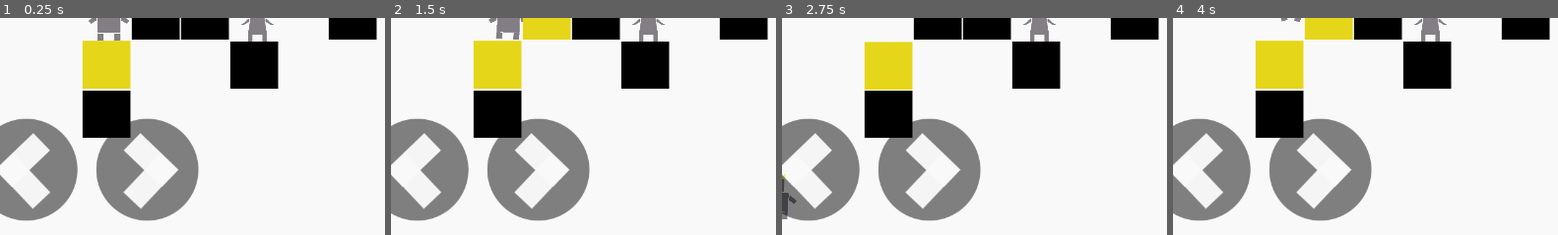
Above: before the commit, frames 1-4 (left to right).
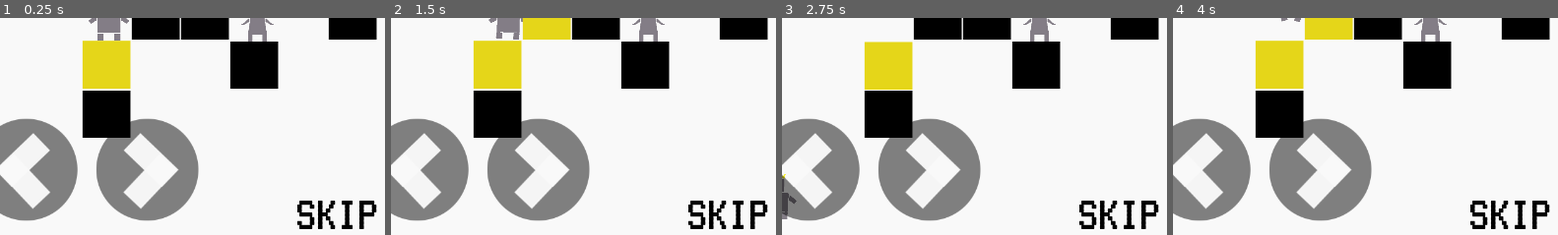
Above: after the commit, the same moments.

Repository: meburns/midas
Game: Godot game, scene res://src/levels/EndlessLevel.tscn
Two runs of this game, one before a commit and one after it. Both use one fixed random seed, a clock stepped at 60 frames per second and the inputs below. This scene is started directly instead of the project's main scene.
Inputs:
- Up to frame 1 (0.25 s): no input
- Up to frame 2 (1.5 s): tap Enter (ui_accept) at 0.5 s; hold Right (move_right) from 0.53 s (still down); tap R (refresh) at 0.6, 1.35 s; tap Space (jump) at 0.77 s
- Up to frame 3 (2.75 s): tap Space (jump) at 1.52 s; release Right (move_right) at 2.03 s; hold A (move_left) from 2.03 s (still down); tap R (refresh) at 2.1 s
- Up to frame 4 (4 s): release A (move_left) at 2.78 s; hold Right (move_right) from 2.78 s (still down); tap R (refresh) at 2.85, 3.6 s; tap Space (jump) at 3.02, 3.77 s
The pictures show only the part of the screen within x 4-54%, y 50-100%; the shares and areas given below are measured in that part.

The runs differ from the first frame. In frame 1, 1.3% of the frame differs, in the area x 77-98%, y 84-98%; in frame 2, 1.3%; in frame 3, 1.3%; in frame 4, 1.3%.

Commit message:
Add endless level skip button

Diff:
--- a/project.godot
+++ b/project.godot
@@ -75,6 +75,10 @@
 "events": [ Object(InputEventKey,"resource_local_to_scene":false,"resource_name":"","device":0,"alt":false,"shift":false,"control":false,"meta":false,"command":false,"pressed":false,"scancode":16777217,"unicode":0,"echo":false,"script":null)
  ]
 }
+skip={
+"deadzone": 0.5,
+"events": [  ]
+}
 
 [input_devices]
 
--- a/src/levels/EndlessLevel.gd
+++ b/src/levels/EndlessLevel.gd
@@ -34,6 +34,10 @@
 	for child in $level.get_children():
 		child.queue_free()
 	_fill_array(arr)
+
+func _process(_delta: float) -> void:
+	if Input.is_action_just_pressed("skip"):
+		get_tree().reload_current_scene()
 
 
 func get_next_level() -> void:
--- a/src/levels/EndlessLevel.tscn
+++ b/src/levels/EndlessLevel.tscn
@@ -1,8 +1,11 @@
-[gd_scene load_steps=4 format=2]
+[gd_scene load_steps=5 format=2]
 
 [ext_resource path="res://src/fonts/normal_font.tres" type="DynamicFont" id=1]
 [ext_resource path="res://src/levels/EndlessLevel.gd" type="Script" id=3]
 [ext_resource path="res://src/overlays/Outside.tscn" type="PackedScene" id=5]
+
+[sub_resource type="RectangleShape2D" id=1]
+extents = Vector2( 75, 50 )
 
 [node name="EndlessLevel" type="Node2D"]
 script = ExtResource( 3 )
@@ -63,3 +66,21 @@
 }
 
 [node name="level" type="Node2D" parent="."]
+
+[node name="TouchScreenButton" type="TouchScreenButton" parent="."]
+position = Vector2( 537.957, 633.358 )
+shape = SubResource( 1 )
+action = "skip"
+visibility_mode = 1
+
+[node name="Label" type="Label" parent="TouchScreenButton"]
+margin_left = 7.36646
+margin_top = 7.36639
+margin_right = 143.366
+margin_bottom = 92.3664
+custom_fonts/font = ExtResource( 1 )
+custom_colors/font_color = Color( 0, 0, 0, 1 )
+text = "SKIP"
+__meta__ = {
+"_edit_use_anchors_": false
+}
